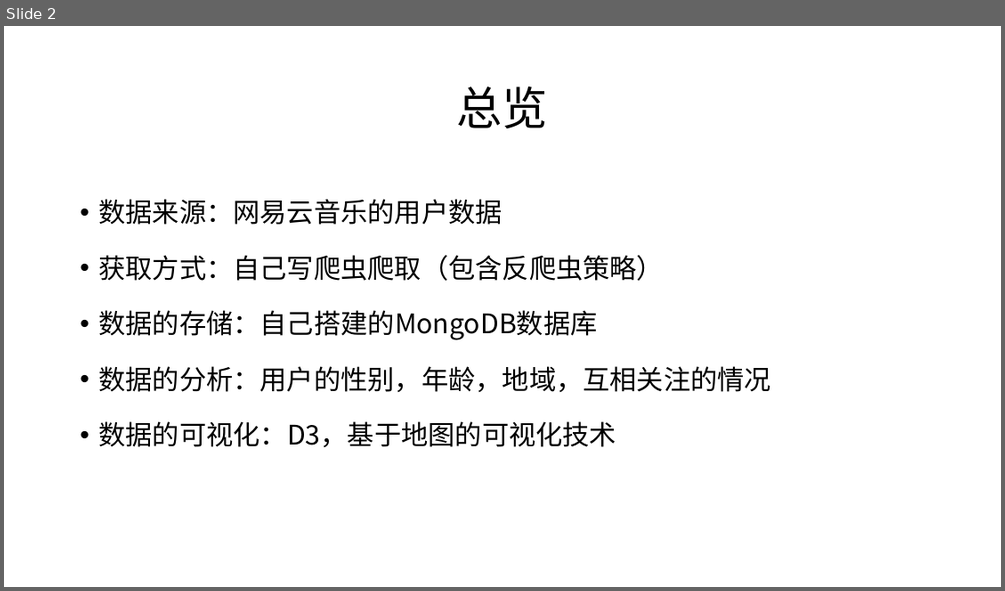
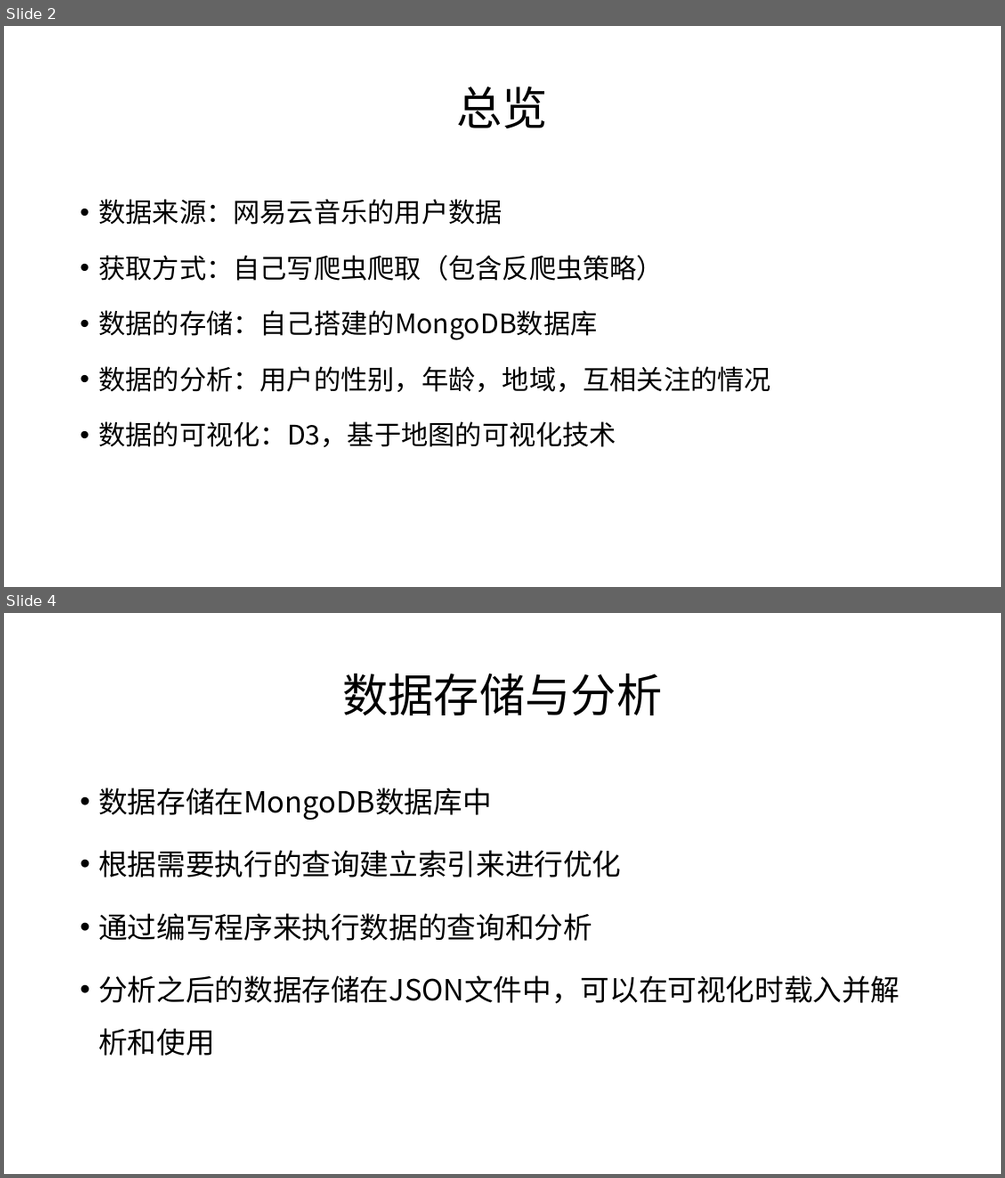
Before and after one commit to twesix-backup/graduation-thesis, a slide deck: word/答辩.pptx. Shown one above the other, each under a label of ours: slide 2 before the commit, slides 2 and 4 after it; the slides between them are not shown. The pictures are 1005x591 and 1005x1178 pixels, drawn with LibreOffice and Linux fonts; fonts in the diff are those of the drawing. Boxes give left, top, right and bottom in pixels: in the first picture for what was removed or moved away, otherwise in the second. Text is boxed around its words. In the diff, an @@ line names an element or a change of style, - is before the commit and + after.

```diff
--- a/word/答辩.pptx
+++ b/word/答辩.pptx
@@ slide 4 added at [4, 613, 1001, 1174], background #FFFFFF @@
@@ title added at [342, 673, 662, 715], 44 pt, text #000000 @@
+数据存储与分析
@@ text added at [98, 787, 899, 1055], 28 pt, text #000000 @@
+• 数据存储在MongoDB数据库中
+• 根据需要执行的查询建立索引来进行优化
+• 通过编写程序来执行数据的查询和分析
+• 分析之后的数据存储在JSON文件中，可以在可视化时载入并解析和使用
```
Also in this commit, not shown: 1 slide changed, 7 other slides added, 1 other file.
